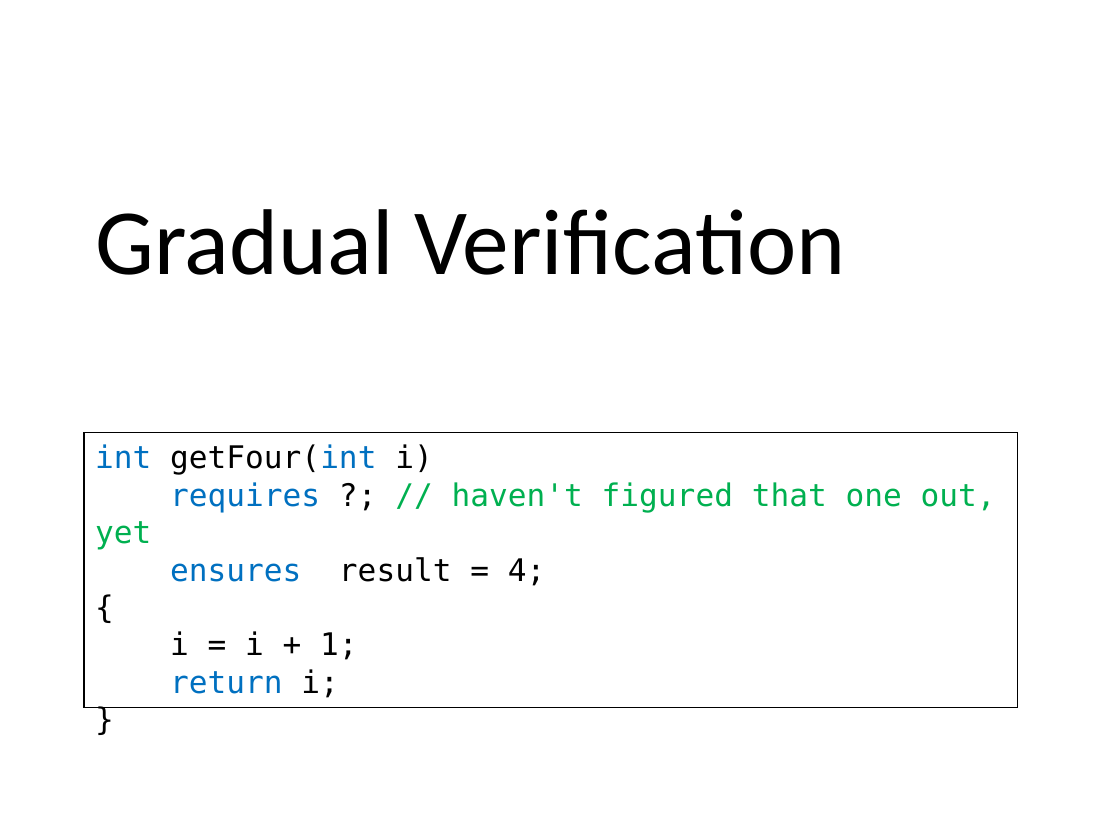
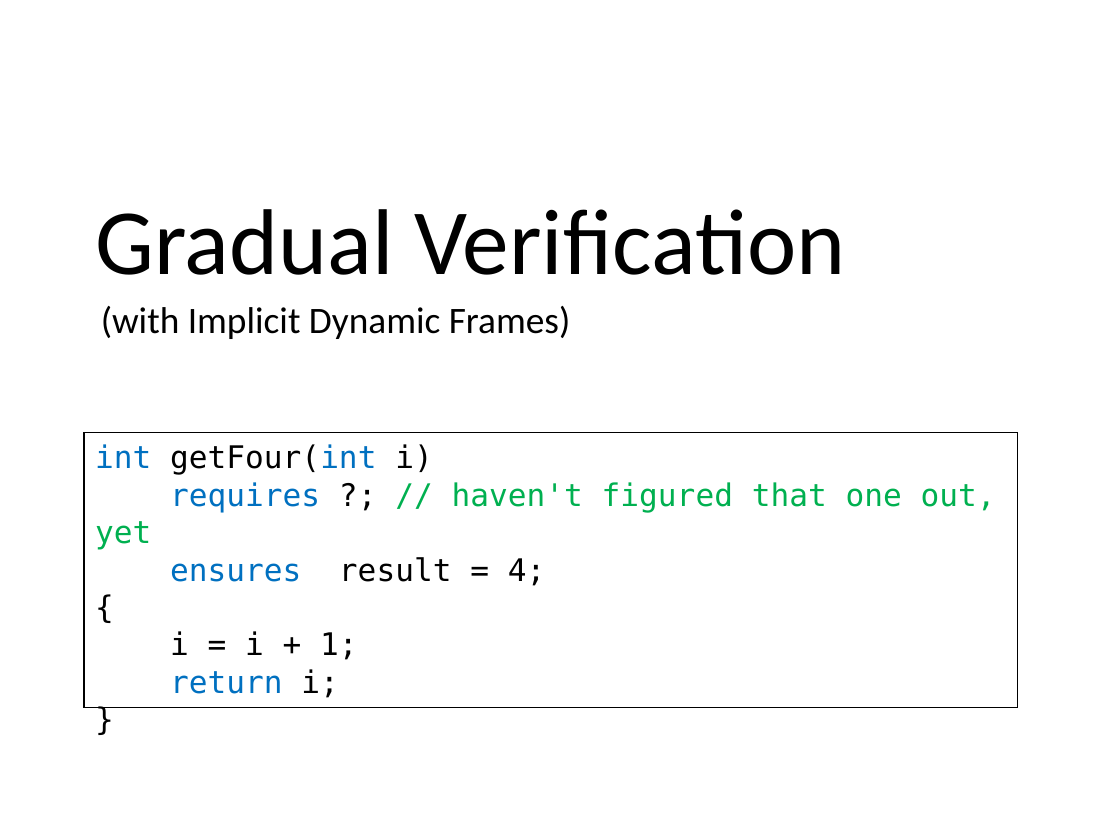
Before and after one commit to olydis/GradVerThesis, a slide deck: slide 2 of presentation/PLunch.pptx. Drawn at 1120x840 pixels with LibreOffice and Linux fonts; fonts in the diff are those of the drawing. Boxes give left, top, right and bottom in pixels: in the first picture for what was removed or moved away, otherwise in the second. Text is boxed around its words. In the diff, an @@ line names an element or a change of style, - is before the commit and + after.

```diff
--- a/presentation/PLunch.pptx
+++ b/presentation/PLunch.pptx
@@ subtitle added at (x1=101, y1=306, x2=571, y2=339), 24 pt, text #000000 @@
+(with Implicit Dynamic Frames)
```
Also in this commit, not shown: 13 other slides changed, 8 slides added.
